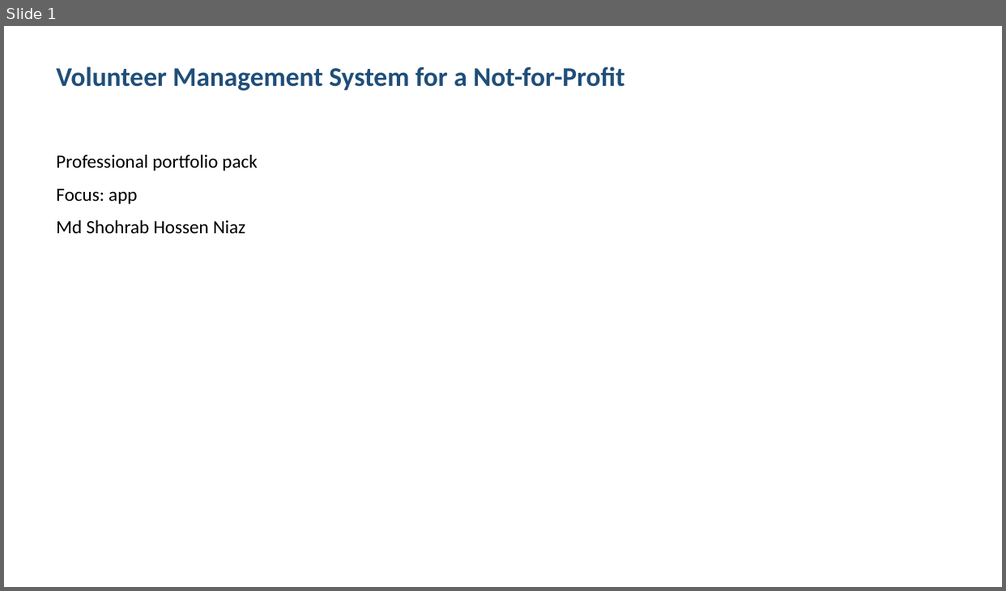
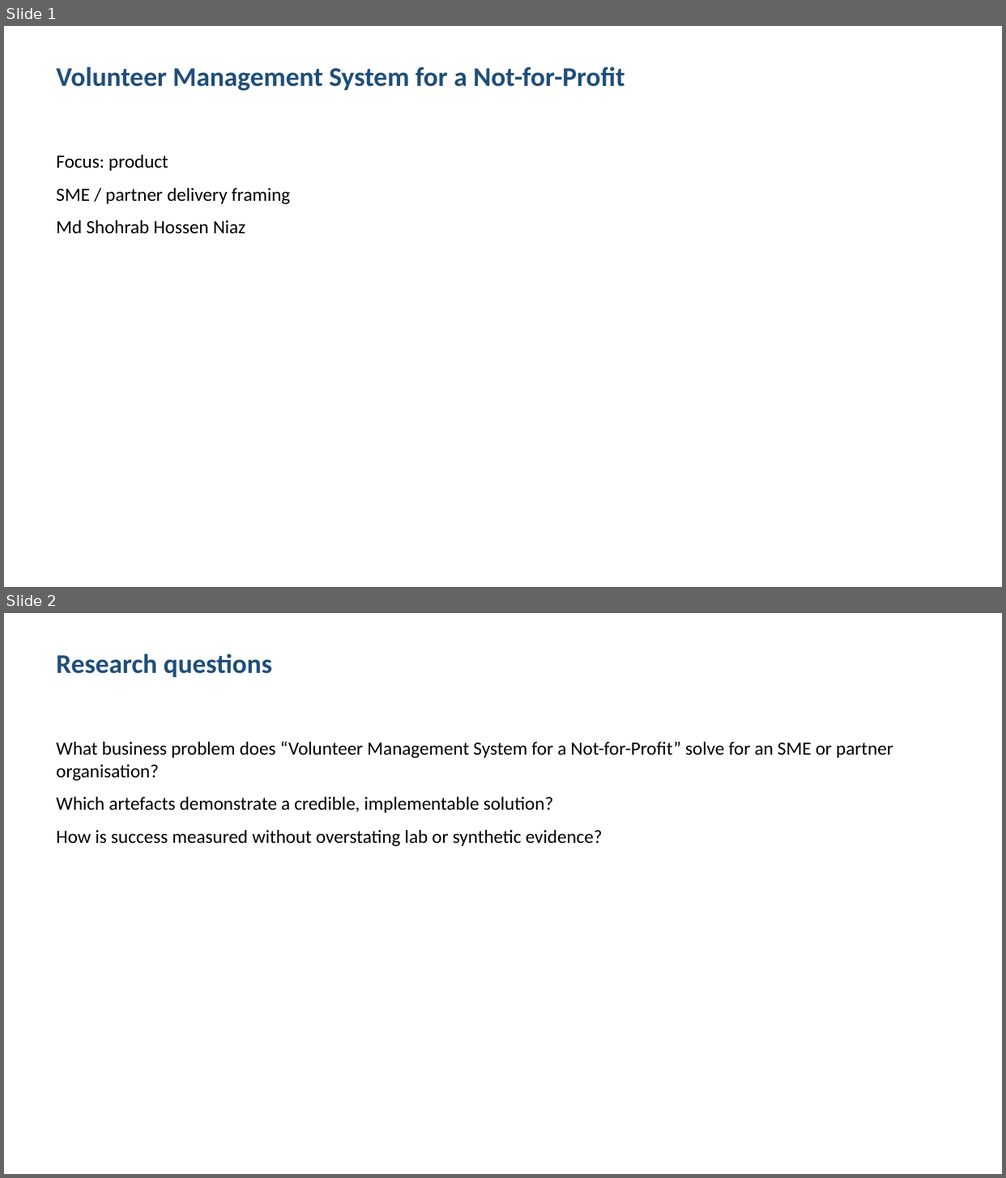
Before and after one commit to shohrabniaz/nfp-volunteer-management, a slide deck: Final_Submission/02_Presentation.pptx. Shown one above the other, each under a label of ours: slide 1 before the commit, slides 1 and 2 after it. The pictures are 1006x591 and 1006x1178 pixels, drawn with LibreOffice and Linux fonts; fonts in the diff are those of the drawing. Boxes give left, top, right and bottom in pixels: in the first picture for what was removed or moved away, otherwise in the second. Text is boxed around its words. In the diff, an @@ line names an element or a change of style, - is before the commit and + after.

Commit message:
Polish portfolio pack for professional showcase readiness.

```diff
--- a/Final_Submission/02_Presentation.pptx
+++ b/Final_Submission/02_Presentation.pptx
@@ slide 2 added at [4,613,1002,1174], background #FFFFFF @@
@@ text added at [56,653,272,678], 26 pt, text #1F4E79, bold @@
+Research questions
@@ text added at [56,741,893,846], 18 pt, text #000000 @@
+What business problem does “Volunteer Management System for a Not-for-Profit” solve for an SME or partner organisation?
+Which artefacts demonstrate a credible, implementable solution?
+How is success measured without overstating lab or synthetic evidence?
@@ slide 1 changed as well @@
@@ text at [56,155,290,204]: text changed @@
-Professional portfolio pack
-Focus: app
+Focus: product
+SME / partner delivery framing
```
Also in this commit, not shown: 2 other slides changed, 1 slide removed, 12 other files.
